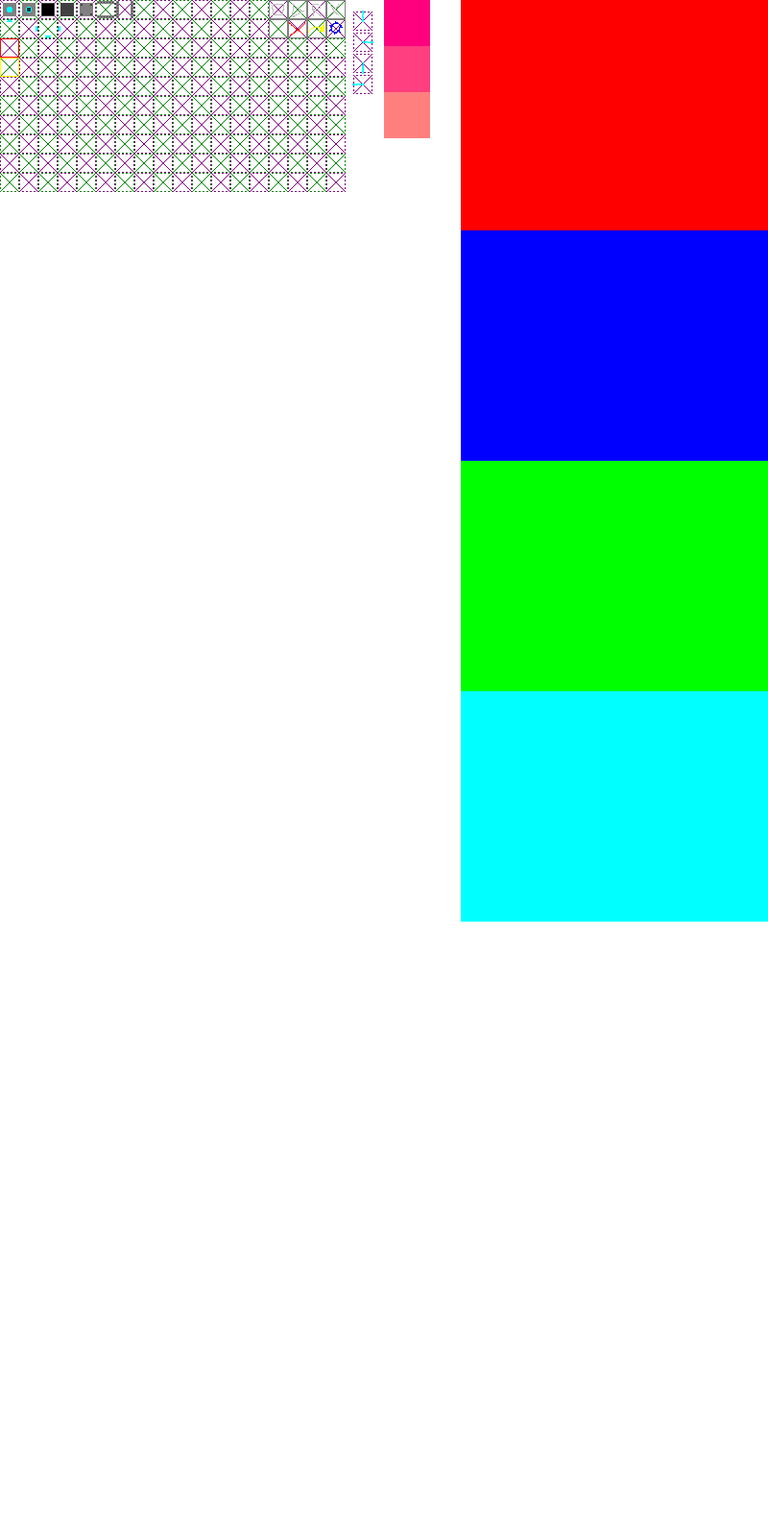
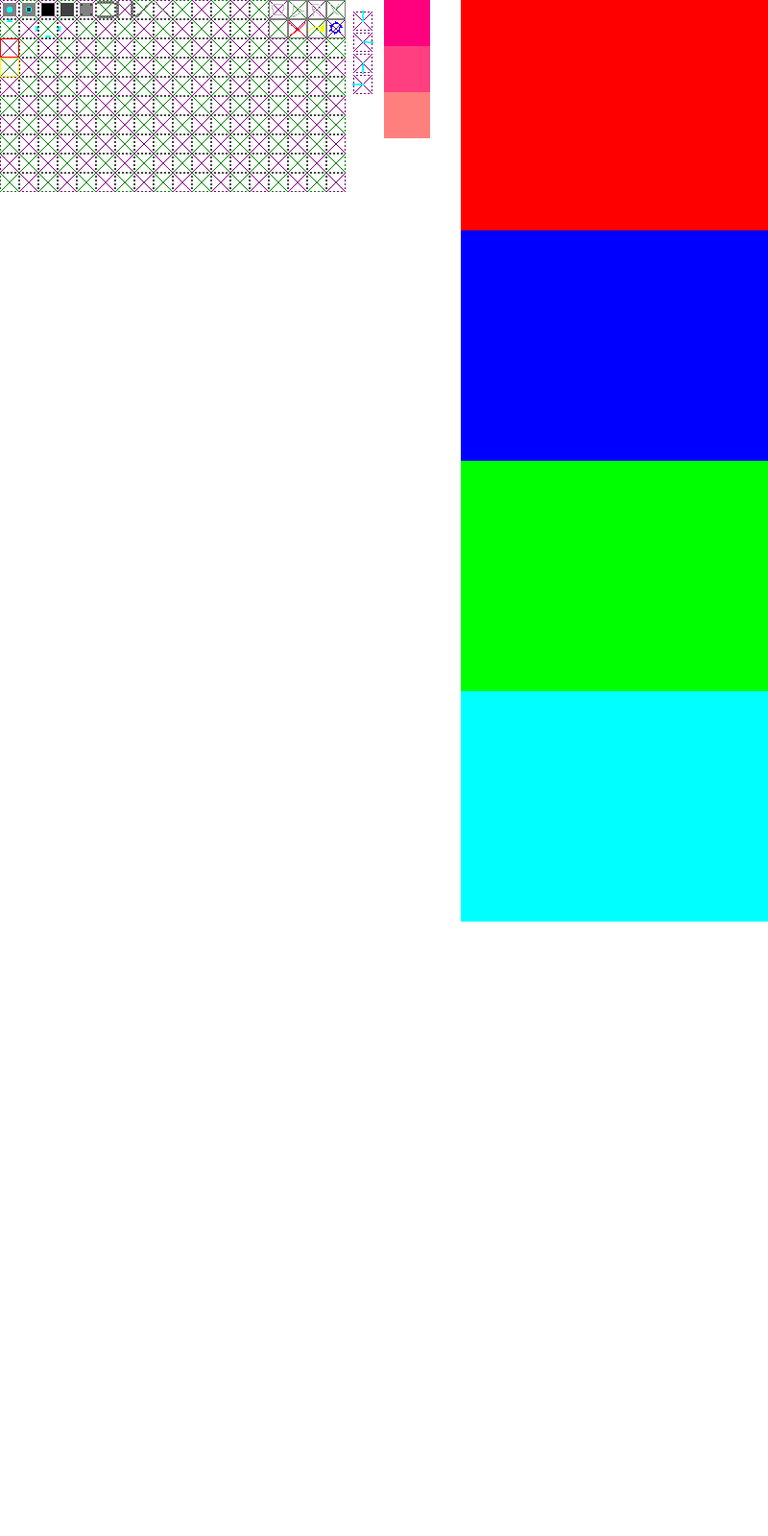
The second 768 x 1536 image is a revision of the first. Changes to its layers:
painted on "stuff" over [135, 0, 172, 19]
